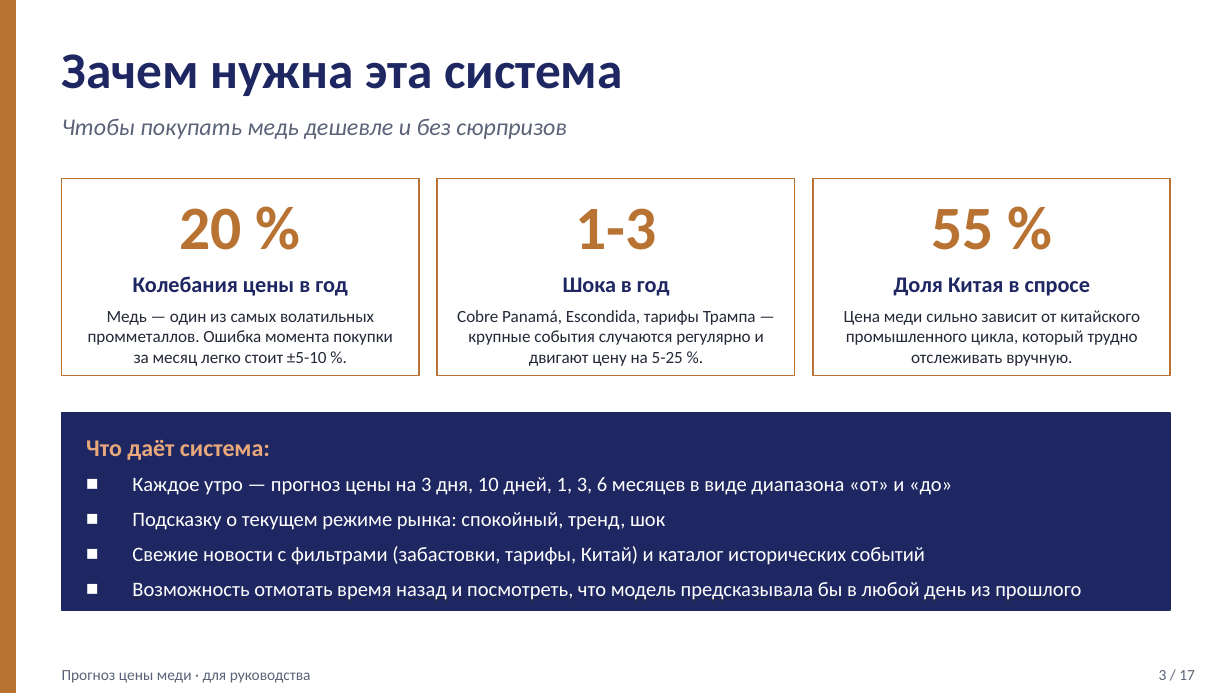
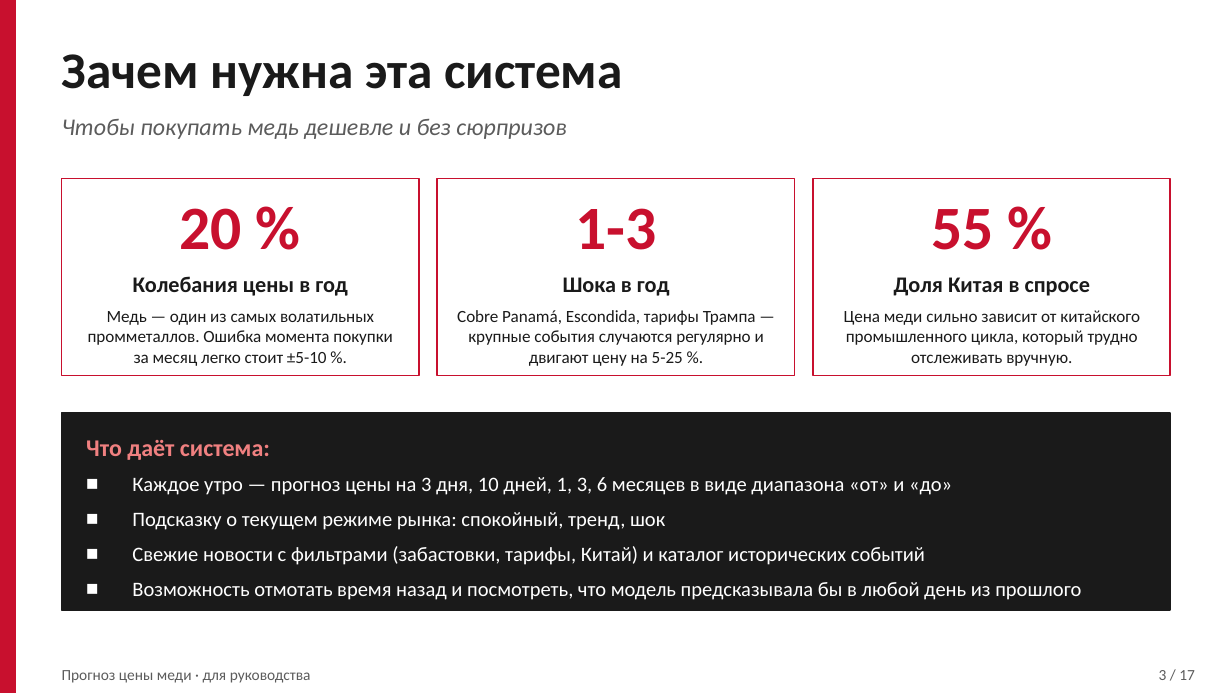
Before and after one commit to art6765/copper-forecast, a slide deck: slide 3 of presentation/Copper_Forecast_For_Director.pptx. Drawn at 1232x693 pixels with LibreOffice and Linux fonts; fonts in the diff are those of the drawing. Boxes give left, top, right and bottom in pixels: in the first picture for what was removed or moved away, otherwise in the second. Text is boxed around its words. In the diff, an @@ line names an element or a change of style, - is before the commit and + after.

```diff
--- a/presentation/Copper_Forecast_For_Director.pptx
+++ b/presentation/Copper_Forecast_For_Director.pptx
@@ rectangle at bbox=[0, 0, 15, 692]: fill #B87333 to #C8102E; outline #B87333 1 pt to #C8102E 1 pt @@
@@ outline #B87333 1 pt to #C8102E 1 pt in 3 elements at bbox=[62, 179, 419, 376], bbox=[437, 179, 795, 376], bbox=[813, 179, 1170, 376] @@
@@ text colour #B87333 to #C8102E in 3 elements at bbox=[180, 208, 242, 250], bbox=[575, 208, 656, 250], bbox=[931, 209, 993, 250] @@
@@ text colour #1E2761 to #1A1A1A in 4 elements at bbox=[62, 54, 622, 96], bbox=[133, 276, 348, 296], bbox=[563, 277, 670, 296], bbox=[894, 277, 1090, 296] @@
@@ rectangle at bbox=[62, 413, 1170, 610]: fill #1E2761 to #1A1A1A; outline #1E2761 1 pt to #1A1A1A 1 pt @@
@@ text "Что даёт система:" at bbox=[86, 440, 270, 460]: text colour #E8A87C to #F08080 @@
@@ rectangle at bbox=[80, 472, 1152, 598]: fill #1E2761 to #1A1A1A; outline #1E2761 1 pt to #1A1A1A 1 pt @@
@@ text colour #242938 to #1A1A1A in 4 elements at bbox=[88, 311, 393, 366], bbox=[457, 310, 764, 366], bbox=[844, 310, 1140, 366], bbox=[132, 477, 1081, 600] @@
@@ text colour #5A6378 to #5C5C5C in 3 elements at bbox=[62, 119, 567, 139], bbox=[62, 670, 311, 683], bbox=[1159, 670, 1195, 680] @@
```
Also in this commit, not shown: 16 other slides changed, 1 other file.
